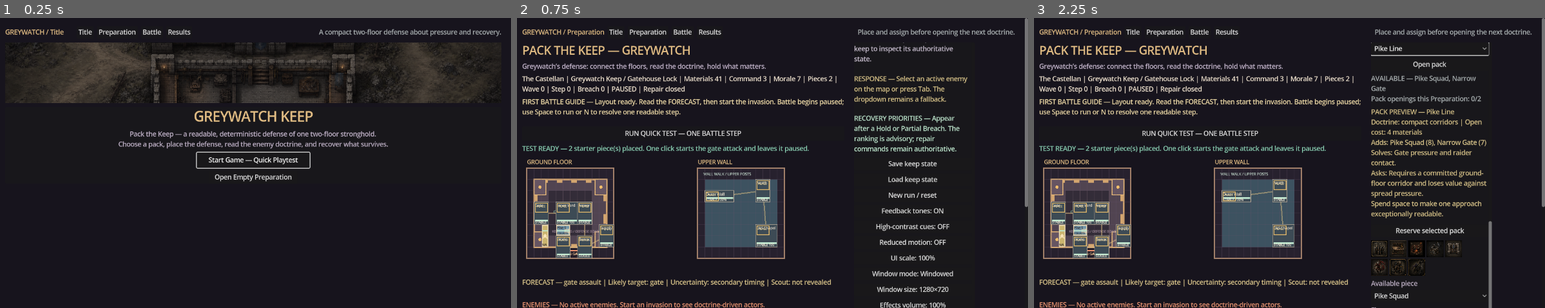
Above: before the commit, frames 1-3 (left to right).
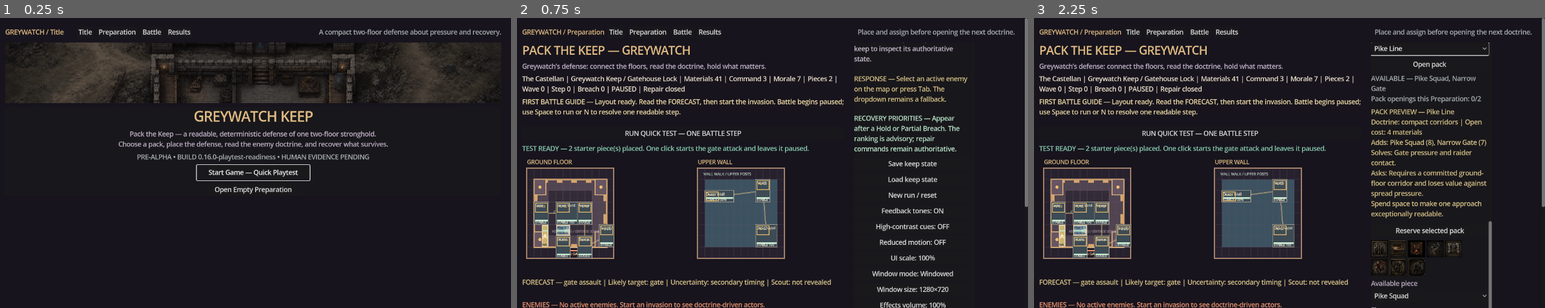
Above: after the commit, the same moments.

Repository: raphaelroshan/pack-the-keep
Game: Godot game, scene res://scenes/Main.tscn
Two runs of this game, one before a commit and one after it. Both use one fixed random seed, a clock stepped at 60 frames per second and the inputs below.
Inputs:
- Up to frame 1 (0.25 s): no input
- Up to frame 2 (0.75 s): click "Start Game — Quick Playtest" at 0.5 s
- Up to frame 3 (2.25 s): click "Title" at 1.25 s; click "Start Game — Quick Playtest" at 2 s

The runs differ from the first frame. In frame 1, 1.4% of the frame differs, in the area x 26-73%, y 46-61%; in frame 2, less than 0.1%; in frame 3, nothing differs.

Commit message:
Add P16 playtest readiness

Diff:
--- a/content/content_manifest.json
+++ b/content/content_manifest.json
@@ -1,7 +1,7 @@
 {
   "schema_version": 1,
   "game_id": "pack-the-keep",
-  "content_version": "0.15.1",
+  "content_version": "0.16.0",
   "p4_vertical_slice": {
     "status": "implemented",
     "scorecard": "each_resolved_wave_records_doctrine_outcome_damage_defeated_enemies_and_recovery_actions",
@@ -251,6 +251,19 @@
     "scope_boundary": "no_map_shop_stockpile_reputation_tree_travel_time_or_procedural_regional_events",
     "evidence": ["design/p15_regional_consequence.md", "data/regions/low_mill.json", "tests/test_p15_regional_consequence.gd", "tests/test_p15_regional_consequence_ui.gd"],
     "next_slice": "p16_controlled_alpha_playtest_hardening"
+  },
+  "p16_controlled_alpha_playtest_hardening": {
+    "status": "ready_for_human_sessions",
+    "protocol": "content/p16_playtest_protocol.json",
+    "session_directory": "playtests/sessions",
+    "required_observations": ["onboarding", "first_successful_hold", "partial_breach_recovery", "event_comprehension", "replay_motivation", "controller_scaling", "pause_trust", "save_recovery", "packaged_close"],
+    "required_matrix": ["castellan_baseline", "castellan_hardened_vanguard", "warden_baseline", "warden_hardened_vanguard"],
+    "build_identity_surface": "title_screen_pre_alpha_build_label",
+    "human_gate": "pending",
+    "release_ready": false,
+    "scope_boundary": "automation_validates_evidence_shape_but_never_authors_observations_approves_distribution_or_marks_release_ready",
+    "evidence": ["docs/p16_human_playtest_protocol.md", "tools/new_playtest_session.py", "tools/validate_p16_playtests.py", "tests/test_p16_playtest_protocol.py", "tests/test_p16_playtest_readiness_ui.gd"],
+    "next_slice": "p16_human_sessions_then_release_preparation"
   },
   "campaign": {
     "title": "The Bell at Dusk",
--- a/content/gameplay_framework.json
+++ b/content/gameplay_framework.json
@@ -1,7 +1,7 @@
 {
   "schema_version": 1,
   "game_id": "pack-the-keep",
-  "framework_version": "0.15.1-regional-consequence",
+  "framework_version": "0.16.0-playtest-readiness",
   "design_promise": "Choose a commander, open a coherent pack, arrange a readable keep, and adapt when a forecasted invasion tests the doctrine you chose.",
   "p0_alpha_foundation": {
     "status": "implemented",
@@ -298,6 +298,15 @@
     "next_run_effect": "one_shot_bounded_starting_material_support",
     "surfaces": ["campaign_ledger", "scenario_results"],
     "non_goals": ["map", "shop", "stockpile", "reputation_score", "procedural_region_scheduler"]
+  },
+  "p16_playtest_readiness": {
+    "status": "ready_for_human_sessions",
+    "session_contract": "one_privacy_light_human_authored_record_per_observed_session",
+    "matrix": ["castellan_baseline", "castellan_hardened_vanguard", "warden_baseline", "warden_hardened_vanguard"],
+    "observation_contract": ["onboarding", "first_successful_hold", "partial_breach_recovery", "event_comprehension", "replay_motivation", "controller_scaling", "pause_trust", "save_recovery", "packaged_close"],
+    "presentation": "title_screen_names_the_exact_pre_alpha_build_identity",
+    "automation_boundary": "validators_may_report_matrix_coverage_but_human_playtest_and_release_gates_remain_pending_until_owner_approval",
+    "non_goals": ["fabricated_sessions", "automatic_release_approval", "external_distribution", "storefront_submission"]
   },
   "v090_multi_wave": {
     "status": "implemented",
--- a/content/p12_alpha_checklist.json
+++ b/content/p12_alpha_checklist.json
@@ -1,6 +1,6 @@
 {
   "schema_version": 1,
-  "build_version": "0.15.1-regional-consequence",
+  "build_version": "0.16.0-playtest-readiness",
   "status": "candidate",
   "checks": [
     {"id": "windows_launch", "status": "implemented", "evidence": ["tests/test_release_identity.py", "tools/run_packaged_smoke.py", ".github/workflows/ci.yml"]},
@@ -22,6 +22,6 @@
     {"id": "forced_close_recovery", "status": "pending", "evidence": "docs/p12_human_alpha_checklist.md"},
     {"id": "signed_installer", "status": "pending", "evidence": "docs/p12_human_alpha_checklist.md"},
     {"id": "storefront_launch", "status": "pending", "evidence": "docs/p12_human_alpha_checklist.md"},
-    {"id": "human_playtest", "status": "pending", "evidence": "docs/p12_human_alpha_checklist.md"}
+    {"id": "human_playtest", "status": "pending", "evidence": "docs/p16_human_playtest_protocol.md"}
   ]
 }
--- /dev/null
+++ b/content/p16_playtest_protocol.json
@@ -0,0 +1,27 @@
+{
+  "schema_version": 1,
+  "build_version": "0.16.0-playtest-readiness",
+  "status": "ready_for_human_sessions",
+  "release_ready": false,
+  "minimum_completed_sessions": 4,
+  "required_matrix": {
+    "commanders": ["castellan", "warden"],
+    "run_types": ["baseline", "hardened_vanguard"]
+  },
+  "required_observations": [
+    {"id": "onboarding", "prompt": "Could the tester start and prepare a run without outside explanation?", "success_signal": "The tester identifies commander, scenario, packs, placement, and the primary action."},
+    {"id": "first_successful_hold", "prompt": "Could the tester explain why their first hold succeeded?", "success_signal": "The tester names at least one visible counter, route, room, or layout decision."},
+    {"id": "partial_breach_recovery", "prompt": "Could the tester recover from a partial breach with a deliberate trade-off?", "success_signal": "The tester understands the two-action budget and what they gave up."},
+    {"id": "event_comprehension", "prompt": "Could the tester predict the effect of an authored event choice?", "success_signal": "The tester distinguishes requirement, immediate effect, and later consequence."},
+    {"id": "replay_motivation", "prompt": "Did the final report suggest a meaningful experiment?", "success_signal": "The tester can name one commander, pack, or layout change they want to retry."},
+    {"id": "controller_scaling", "prompt": "Were controller navigation and the chosen UI scale usable?", "success_signal": "The tester completes the run without an inaccessible control or unreadable required fact."},
+    {"id": "pause_trust", "prompt": "Did pause, resume, and manual step behave predictably?", "success_signal": "The tester trusts that paused simulation does not advance and one step advances once."},
+    {"id": "save_recovery", "prompt": "Could the tester save, reload, and understand any recovery message?", "success_signal": "The restored run matches the expected phase and invalid state does not replace valid progress."},
+    {"id": "packaged_close", "prompt": "Did the packaged build close cleanly and preserve the documented profile state?", "success_signal": "The process exits without a hang and the next launch reads the expected profile."}
+  ],
+  "allowed_observation_statuses": ["pass", "friction", "blocked", "not_tested"],
+  "allowed_finding_severities": ["critical", "high", "medium", "low"],
+  "privacy_rule": "Use a non-identifying tester alias. Do not record names, email addresses, voice, video, or unrelated device identifiers in session JSON.",
+  "completion_rule": "Only a human observer may mark a session completed after directly recording every required observation and an observer summary.",
+  "approval_rule": "Automated validation may prove protocol completeness but cannot change the human_playtest gate or release_ready flag."
+}
--- a/project.godot
+++ b/project.godot
@@ -6,7 +6,7 @@
 
 [application]
 config/name="Pack the Keep"
-config/version="0.15.1-regional-consequence"
+config/version="0.16.0-playtest-readiness"
 run/main_scene="res://scenes/Main.tscn"
 config/features=PackedStringArray("4.3", "GL Compatibility")
 boot_splash/bg_color=Color(0.045, 0.04, 0.055, 1)
--- a/src/ui/main.gd
+++ b/src/ui/main.gd
@@ -86,6 +86,7 @@
 var command_scroll: ScrollContainer
 var command_panel: PanelContainer
 var title_card: PanelContainer
+var build_identity_label: Label
 var screen_label: Label
 var screen_hint: Label
 var art_banner: TextureRect
@@ -1259,6 +1260,12 @@
 	copy.horizontal_alignment = HORIZONTAL_ALIGNMENT_CENTER
 	copy.add_theme_color_override("font_color", Color("#c0b2c8"))
 	content.add_child(copy)
+	build_identity_label = Label.new()
+	build_identity_label.name = "BuildIdentityLabel"
+	build_identity_label.text = "PRE-ALPHA • BUILD %s • HUMAN EVIDENCE PENDING" % String(ProjectSettings.get_setting("application/config/version", "unknown"))
+	build_identity_label.horizontal_alignment = HORIZONTAL_ALIGNMENT_CENTER
+	build_identity_label.add_theme_color_override("font_color", Color("#aab1b2"))
+	content.add_child(build_identity_label)
 	quick_test_button = Button.new()
 	quick_test_button.text = "Start Game — Quick Playtest"
 	quick_test_button.tooltip_text = "Open a deterministic preset Greywatch state with Pike Squad and Narrow Gate already placed."
--- /dev/null
+++ b/tests/test_p16_playtest_readiness_ui.gd
@@ -0,0 +1,31 @@
+extends SceneTree
+
+var failures: Array[String] = []
+
+func _check(condition: bool, message: String) -> void:
+	if not condition:
+		failures.append(message)
+
+func _initialize() -> void:
+	var ui: Control = load("res://scenes/Main.tscn").instantiate()
+	root.add_child(ui)
+	await process_frame
+	await process_frame
+	var before: String = JSON.stringify(ui.keep.serialize())
+	var build_version: String = String(ProjectSettings.get_setting("application/config/version", ""))
+	_check(ui.screen == "title", "playtest build should open on the title screen")
+	_check(ui.build_identity_label != null and ui.build_identity_label.visible, "title should expose a visible build identity")
+	_check(String(ui.build_identity_label.text).contains(build_version), "title build identity should match project metadata")
+	_check(String(ui.build_identity_label.text).contains("PRE-ALPHA"), "title should preserve the pre-alpha release boundary")
+	_check(String(ui.build_identity_label.text).contains("HUMAN EVIDENCE PENDING"), "title should not imply completed human playtesting")
+	_check(JSON.stringify(ui.keep.serialize()) == before, "reading build identity should not mutate authoritative state")
+
+	ui.queue_free()
+	await process_frame
+	if failures.is_empty():
+		print("P16 playtest readiness UI: PASS")
+		quit(0)
+	else:
+		for failure in failures:
+			push_error(failure)
+		quit(1)
--- a/tools/ci_manifest.json
+++ b/tools/ci_manifest.json
@@ -1,7 +1,7 @@
 {
   "slug": "pack-the-keep",
   "display_name": "Pack the Keep",
-  "build_version": "0.15.1-regional-consequence",
+  "build_version": "0.16.0-playtest-readiness",
   "godot_test": "res://tests/test_keep_state.gd",
   "primary_repo": "raphaelroshan/pack-the-keep",
   "release_platforms": ["steam", "epic-games-store"],
Not shown, changed: .github/workflows/ci.yml
Not shown, changed: README.md
Not shown, changed: docs/agent_feeding_guide.md
Not shown, changed: docs/agent_handoff_roadmap.md
Not shown, changed: docs/decision_log.md
Not shown, changed: docs/internal_test_release.md
Not shown, changed: docs/p12_human_alpha_checklist.md
Not shown, added: docs/p16_human_playtest_protocol.md
Not shown, added: playtests/sessions/README.md
Not shown, changed: scripts/verify.sh
Not shown, added: tests/test_p16_playtest_protocol.py
Not shown, added: tools/new_playtest_session.py
(and 1 more such lines)
